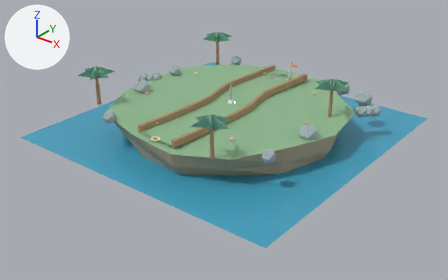
What one commit did to the glTF model ui/3d/minigolf/course-09.glb.
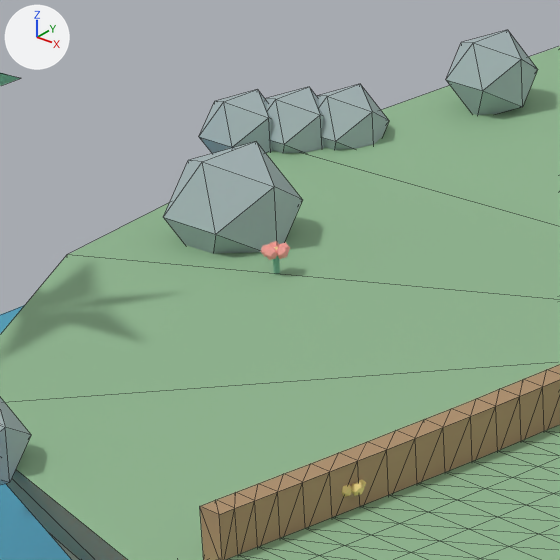
The first picture shows the older version from a 50 mm camera at (14.77, -18.92, 9.89) aimed at (0.24, -0.75, -1.37). The close-ups show the older and then the newer version on the part from 25% to 41% of the width and 22% to 47% of the height of that picture. Only the edits that show in the close-ups are written down. Arrows for +X, +Y and +Z are at upper left; the lights stay in place. The close-ups show mesh edges as thin lines. Where no turn or scale is listed for an object, it has been applied to the vertices.

The older version as bpy lines, for what is in view:
```python
me_faceted_rock_mesh_064 = bpy.data.meshes.new('faceted-rock-mesh.064')
me_faceted_rock_mesh_064.from_pydata(...)  # an icosphere of 20 faces spanning x -4.232..-3.568, y -1.632..-0.968, z -0.212..0.452
me_faceted_rock_mesh_064.materials.append(mat_minigolf_rock_coast)  # grey #a8b8ba
me_shore_rock_mesh_013 = bpy.data.meshes.new('shore-rock-mesh.013')
me_shore_rock_mesh_013.from_pydata(...)  # an icosphere of 20 faces spanning x -5.071..-4.629, y -0.101..0.341, z -0.261..0.181
me_shore_rock_mesh_013.materials.append(mat_minigolf_rock_coast)  # grey #a8b8ba
me_shore_rock_mesh_014 = bpy.data.meshes.new('shore-rock-mesh.014')
me_shore_rock_mesh_014.from_pydata(...)  # an icosphere of 20 faces spanning x -4.871..-4.429, y 0.119..0.561, z -0.261..0.181
me_shore_rock_mesh_014.materials.append(mat_minigolf_rock_coast)  # grey #a8b8ba
ob_faceted_rock_064 = bpy.data.objects.new('faceted-rock.064', me_faceted_rock_mesh_064)
ob_faceted_rock_064.location = (0.0, 0.0, 0.0)
ob_shore_rock_013 = bpy.data.objects.new('shore-rock.013', me_shore_rock_mesh_013)
ob_shore_rock_013.location = (0.0, 0.0, 0.0)
ob_shore_rock_014 = bpy.data.objects.new('shore-rock.014', me_shore_rock_mesh_014)
ob_shore_rock_014.location = (0.0, 0.0, 0.0)
# also in view: 'island-turf-edge.008' at (0.04, 0.04, -0.04); 'faceted-rock.065' at (-4.28, 1.2, 0.12); 'water-plane.008' at (0.0, 0.0, -1.15); 'faceted-rock.069' at (-2.6, -4.35, 0.12); 'rail-left' at (-0.93, 0.07, 0.1)
```
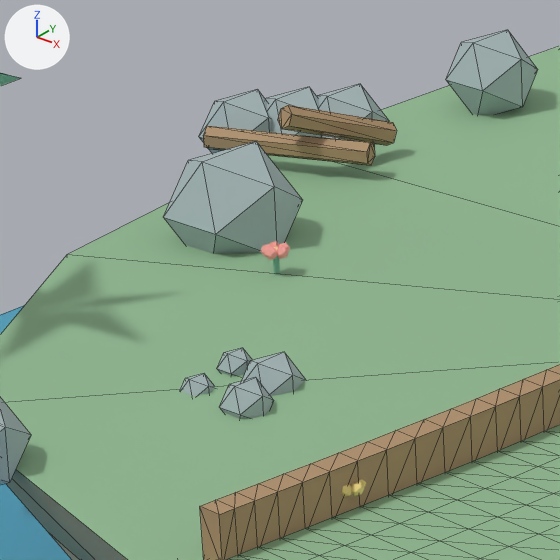
Pixel boxes [x1, y1, x2, y2] of what changed, in the close-ups (560 x 560 px):
'deco-driftwood.008', added (brown)
    after: [203, 126, 375, 165]
'deco-driftwood.009', added (brown)
    after: [278, 105, 397, 145]
'deco-pebble.138', added
    after: [242, 352, 306, 396]
'deco-pebble.137', added
    after: [219, 378, 274, 419]
'deco-pebble.139', added
    after: [217, 348, 252, 376]
'deco-pebble.136', added
    after: [181, 373, 215, 396]
'shore-rock.013', unchanged, covered by the edit
    before: [266, 87, 324, 153]
    after: [266, 87, 322, 137]

The change, as a diff of the scene's bpy script:
```diff
--- a/ui/3d/minigolf/course-09.glb.py
+++ b/ui/3d/minigolf/course-09.glb.py
@@ me_deco_pebble_mesh_139 @@
+me_deco_pebble_mesh_139.from_pydata(...)  # an icosphere of 20 faces spanning x -2.533..-2.363, y -2.802..-2.631, z -0.055..0.115
+me_deco_pebble_mesh_139.materials.append(mat_minigolf_rock_coast)  # grey #a8b8ba
@@ me_deco_pebble_mesh_138 @@
+me_deco_pebble_mesh_138.from_pydata(...)  # an icosphere of 20 faces spanning x -2.329..-2.023, y -2.882..-2.575, z -0.153..0.153
+me_deco_pebble_mesh_138.materials.append(mat_minigolf_rock_coast)  # grey #a8b8ba
@@ me_deco_pebble_mesh_137 @@
+me_deco_pebble_mesh_137.from_pydata(...)  # an icosphere of 20 faces spanning x -2.176..-1.938, y -3.147..-2.909, z -0.089..0.149
+me_deco_pebble_mesh_137.materials.append(mat_minigolf_rock_coast)  # grey #a8b8ba
@@ me_deco_pebble_mesh_136 @@
+me_deco_pebble_mesh_136.from_pydata(...)  # an icosphere of 20 faces spanning x -2.498..-2.328, y -3.111..-2.941, z -0.085..0.085
+me_deco_pebble_mesh_136.materials.append(mat_minigolf_rock_coast)  # grey #a8b8ba
@@ me_deco_driftwood_mesh_009 @@
+me_deco_driftwood_mesh_009.from_pydata(...)  # 12 vertices, 20 faces; spans x -0.152..0.152, y -0.354..0.354, z -0.189..0.189
+me_deco_driftwood_mesh_009.materials.append(mat_minigolf_wood_coast)  # brown #af906c
@@ me_deco_driftwood_mesh_008 @@
+me_deco_driftwood_mesh_008.from_pydata(...)  # 12 vertices, 20 faces; spans x -0.484..0.484, y -0.251..0.251, z -0.07..0.07
+me_deco_driftwood_mesh_008.materials.append(mat_minigolf_wood_coast)  # brown #af906c
@@ ob_deco_pebble_139 @@
+ob_deco_pebble_139 = bpy.data.objects.new('deco-pebble.139', me_deco_pebble_mesh_139)
+ob_deco_pebble_139.location = (0.0, 0.0, 0.0)
@@ ob_deco_pebble_138 @@
+ob_deco_pebble_138 = bpy.data.objects.new('deco-pebble.138', me_deco_pebble_mesh_138)
+ob_deco_pebble_138.location = (0.0, 0.0, 0.0)
@@ ob_deco_pebble_137 @@
+ob_deco_pebble_137 = bpy.data.objects.new('deco-pebble.137', me_deco_pebble_mesh_137)
+ob_deco_pebble_137.location = (0.0, 0.0, 0.0)
@@ ob_deco_pebble_136 @@
+ob_deco_pebble_136 = bpy.data.objects.new('deco-pebble.136', me_deco_pebble_mesh_136)
+ob_deco_pebble_136.location = (0.0, 0.0, 0.0)
@@ ob_deco_driftwood_009 @@
+ob_deco_driftwood_009 = bpy.data.objects.new('deco-driftwood.009', me_deco_driftwood_mesh_009)
+ob_deco_driftwood_009.location = (-4.32, -0.05, 0.15)
@@ ob_deco_driftwood_008 @@
+ob_deco_driftwood_008 = bpy.data.objects.new('deco-driftwood.008', me_deco_driftwood_mesh_008)
+ob_deco_driftwood_008.location = (-4.5, -0.27, 0.05)
```
